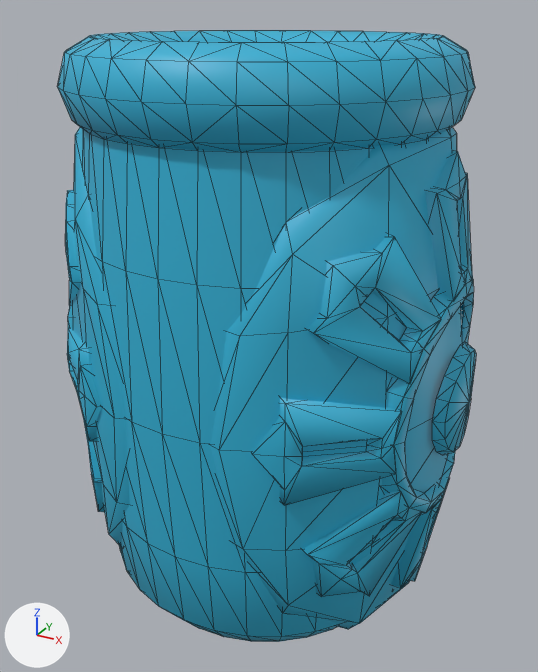
The glTF model www/models/layouts/GB_172_vase.glb, before and after one commit.
Rendered twice from a 50 mm lens placed at (0.688, -1.243, 1.169), pointed at (0.006, -0.003, 0.55). Arrows for +X, +Y and +Z are at lower left; the lights stay in place. Mesh edges are drawn as thin lines. Vertices at the same position are counted once.

The first picture shows 'Vase'.
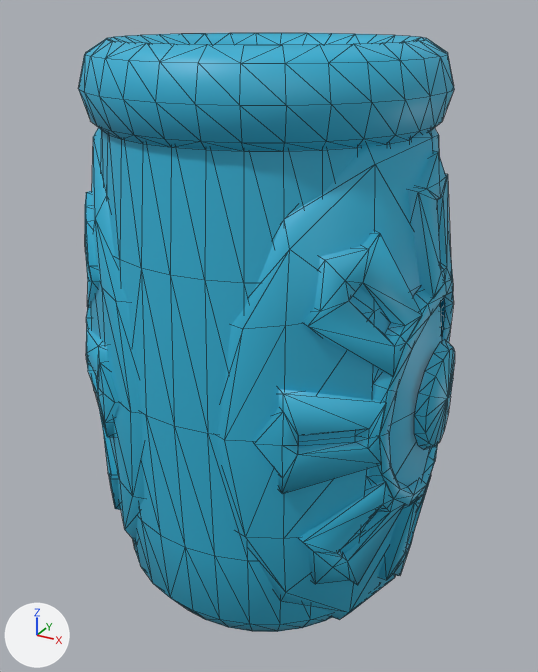
Pixel boxes [x1, y1, x2, y2] of what changed, in the pictures (538 x 672 px; the box of a moved part takes in the faces that stretch with it):
'Vase', reshaped (10% narrower): before [57, 30, 476, 642]; after [78, 33, 455, 632]
part 1 of me_torus, moved or reshaped: before [57, 30, 475, 152]; after [78, 33, 454, 151]
part 2 of me_torus, moved or reshaped: before [250, 150, 474, 515]; after [252, 151, 453, 508]
part 3 of me_torus, moved or reshaped: before [460, 274, 473, 311]; after [440, 263, 453, 312]
part 4 of me_torus, moved or reshaped: before [391, 479, 449, 588]; after [378, 475, 431, 580]
part 5 of me_torus, moved or reshaped: before [307, 234, 441, 384]; after [303, 231, 422, 377]
part 6 of me_torus, moved or reshaped: before [303, 491, 422, 597]; after [299, 482, 405, 585]
part 7 of me_torus, moved or reshaped: before [432, 342, 476, 455]; after [414, 339, 455, 450]
part 8 of me_torus, moved or reshaped: before [210, 127, 462, 629]; after [217, 128, 442, 620]
part 9 of me_torus, moved or reshaped: before [67, 305, 102, 441]; after [86, 306, 119, 437]
part 10 of me_torus, moved or reshaped: before [65, 190, 81, 305]; after [85, 191, 100, 307]
part 11 of me_torus, moved or reshaped: before [83, 418, 105, 512]; after [98, 405, 121, 510]
part 12 of me_torus, moved or reshaped: before [72, 127, 130, 547]; after [91, 127, 144, 542]
part 13 of me_torus, moved or reshaped: before [82, 129, 426, 642]; after [101, 130, 410, 632]

Edits to the bpy script that builds the scene:
```text
Change me_torus:
    used by ob_vase; location = (0.0, 0.0, 0.0)
    remove me_torus.from_pydata(...)  # 1211 vertices, 1974 faces; spans x -0.426..0.426, y -0.367..0.367, z 0.0..1.127
    add me_torus.from_pydata(...)  # 1211 vertices, 1974 faces; spans x -0.387..0.387, y -0.333..0.333, z 0.0..1.122
    me_torus part 1: the loose piece of 257 vertices spanning x -0.367..0.365, y -0.366..0.366, z 0.171..1.127 is scaled about the mesh origin by (0.908, 0.908, 0.996)
    me_torus part 2: the loose piece of 145 vertices spanning x 0.112..0.4, y -0.346..0.346, z 0.258..0.964 is scaled about the mesh origin by (0.908, 0.908, 0.996)
    me_torus part 3: the loose piece of 28 vertices spanning x 0.183..0.386, y 0.086..0.293, z 0.606..0.864 is scaled about the mesh origin by (0.908, 0.908, 0.996)
    me_torus part 4: the loose piece of 28 vertices spanning x 0.286..0.396, y -0.09..0.09, z 0.043..0.29 is scaled about the mesh origin by (0.908, 0.908, 0.996)
    me_torus part 5: the loose piece of 28 vertices spanning x 0.183..0.386, y -0.293..-0.086, z 0.606..0.864 is scaled about the mesh origin by (0.908, 0.908, 0.996)
    me_torus part 6: the loose piece of 28 vertices spanning x 0.183..0.386, y -0.293..-0.086, z 0.142..0.4 is scaled about the mesh origin by (0.908, 0.908, 0.996)
    me_torus part 7: the loose piece of 33 vertices spanning x 0.388..0.426, y -0.101..0.101, z 0.393..0.614 is scaled about the mesh origin by (0.908, 0.908, 0.996)
    me_torus part 8: the loose piece of 63 vertices spanning x 0.042..0.417, y -0.362..0.362, z 0.001..1.018 is scaled about the mesh origin by (0.908, 0.908, 0.996)
    me_torus part 9: the loose piece of 145 vertices spanning x -0.4..-0.112, y -0.346..0.346, z 0.258..0.964 is scaled about the mesh origin by (0.908, 0.908, 0.996)
    me_torus part 10: the loose piece of 28 vertices spanning x -0.386..-0.183, y -0.293..-0.086, z 0.606..0.864 is scaled about the mesh origin by (0.908, 0.908, 0.996)
    me_torus part 11: the loose piece of 28 vertices spanning x -0.386..-0.183, y -0.293..-0.086, z 0.142..0.4 is scaled about the mesh origin by (0.908, 0.908, 0.996)
    me_torus part 12: the loose piece of 63 vertices spanning x -0.417..-0.042, y -0.362..0.362, z 0.001..1.018 is scaled about the mesh origin by (0.908, 0.908, 0.996)
    me_torus part 13: 192 of 1211 vertices moved; they spanned x -0.368..0.367, y -0.367..0.367, z 0.0..1.012 and now span x -0.334..0.333, y -0.333..0.333, z 0.0..1.008; mean shift (0.0, 0.0, -0.002); largest move (0.346, 0.069, 0.779) -> (0.29, 0.058, 1.008)
```
